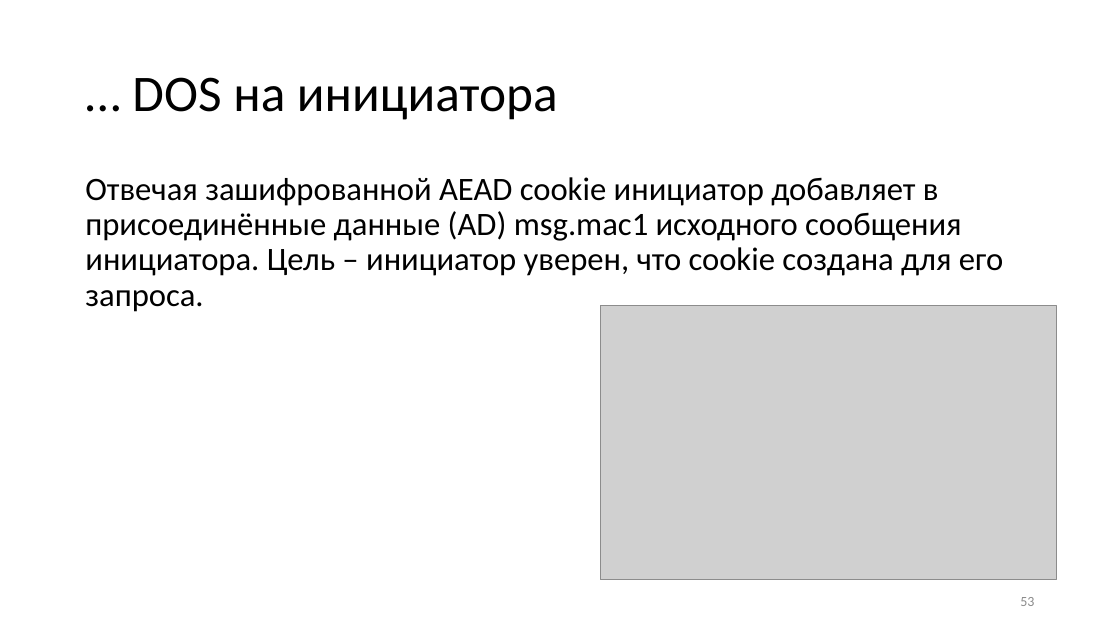
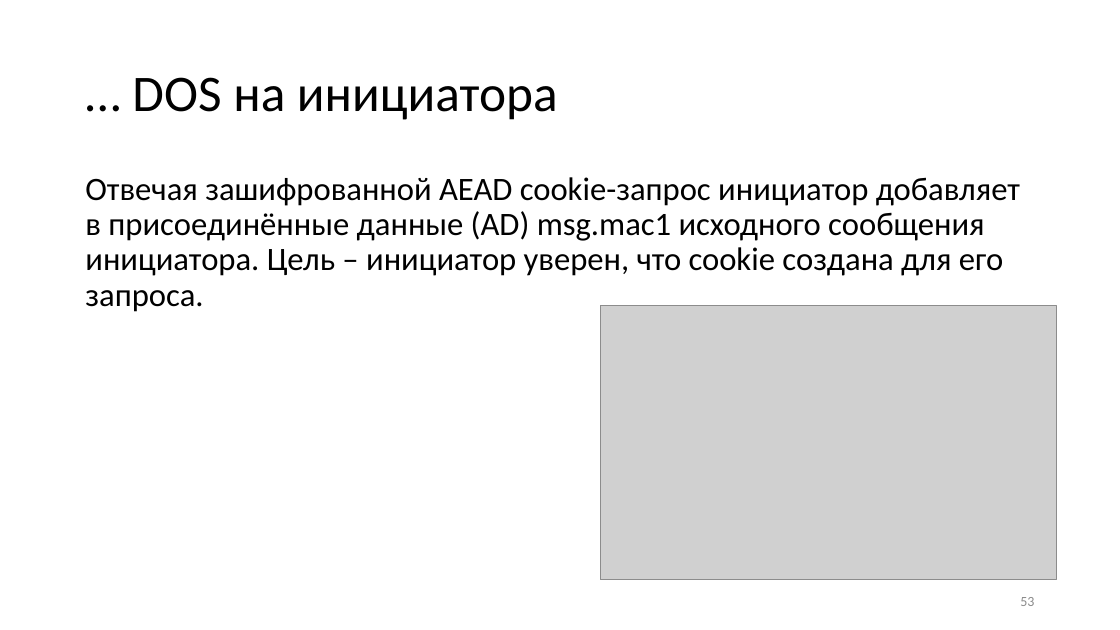
Before and after one commit to CryptoCourse/CryptoLectures, a slide deck: slide 53 of Lectures/Lecture0x2.pptx. Drawn at 1120x630 pixels with LibreOffice and Linux fonts; fonts in the diff are those of the drawing; grey boxes stand for pictures. Boxes give left, top, right and bottom in pixels: in the first picture for what was removed or moved away, otherwise in the second. Text is boxed around its words. In the diff, an @@ line names an element or a change of style, - is before the commit and + after.

```diff
--- a/Lectures/Lecture0x2.pptx
+++ b/Lectures/Lecture0x2.pptx
@@ text at (x1=85, y1=177, x2=1020, y2=312): text changed @@
-Отвечая зашифрованной AEAD cookie инициатор добавляет в присоединённые данные (AD) msg.mac1 исходного сообщения инициатора. Цель – инициатор уверен, что cookie создана для его запроса.
+Отвечая зашифрованной AEAD cookie-запрос инициатор добавляет в присоединённые данные (AD) msg.mac1 исходного сообщения инициатора. Цель – инициатор уверен, что cookie создана для его запроса.
```
Also in this commit, not shown: 9 other slides changed, 3 other files.
